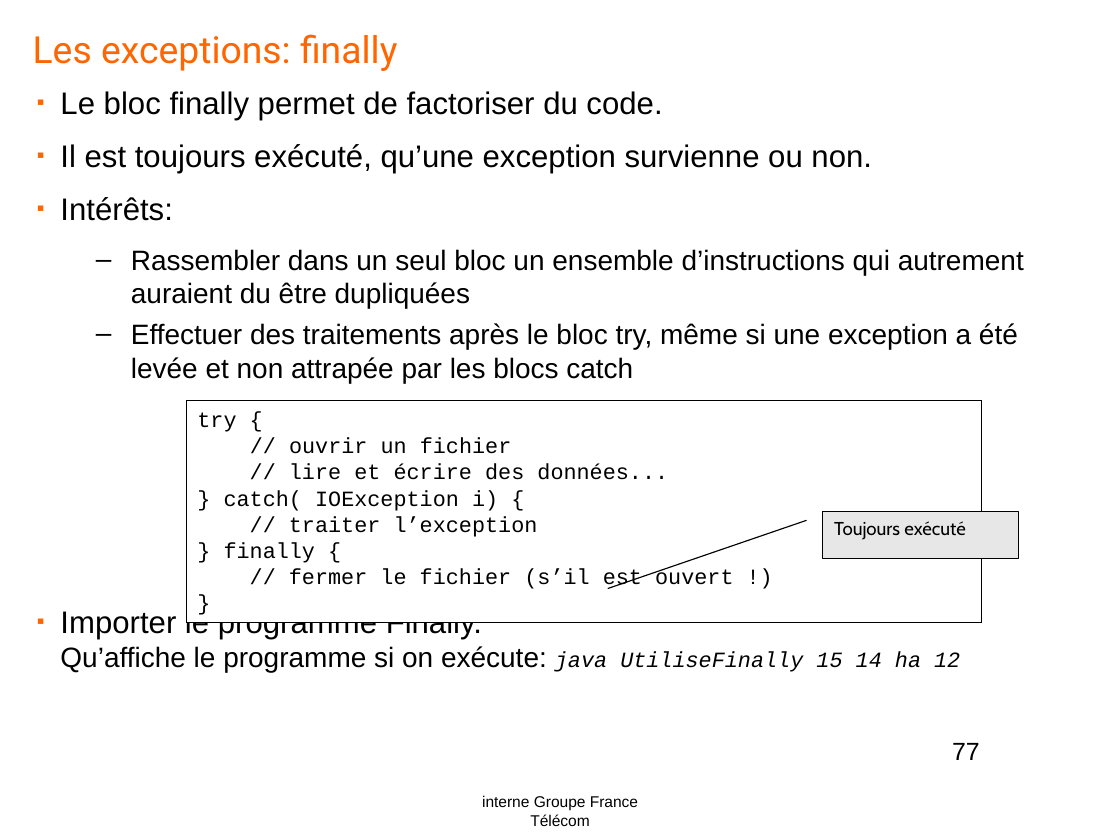
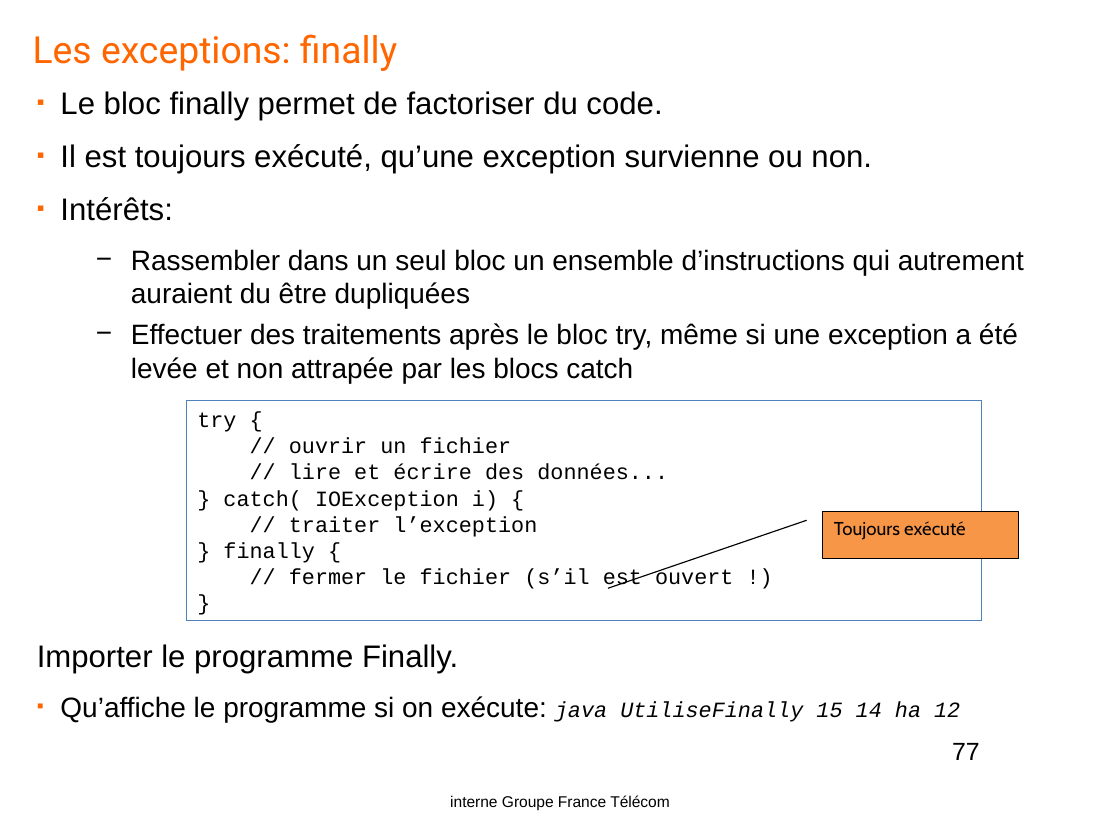
Before and after one commit to yplo6403/formationjava, a slide deck: slide 77 of doc/Java-OL1.pptx. Drawn at 1120x840 pixels with LibreOffice and Linux fonts; fonts in the diff are those of the drawing; background and template pictures are left out. Boxes give left, top, right and bottom in pixels: in the first picture for what was removed or moved away, otherwise in the second. Text is boxed around its words. In the diff, an @@ line names an element or a change of style, - is before the commit and + after.

```diff
--- a/doc/Java-OL1.pptx
+++ b/doc/Java-OL1.pptx
@@ text at (x1=60, y1=91, x2=1024, y2=383): bullet – to − @@
@@ rectangle "try {" resized from (x1=186, y1=400, x2=981, y2=623) to (x1=186, y1=400, x2=981, y2=619) @@
@@ rectangle "try {" at (x1=186, y1=400, x2=981, y2=619): outline #000000 0.75 pt to #4F81BD 0.75 pt @@
@@ border callout "Toujours exécuté" at (x1=823, y1=512, x2=1018, y2=559): fill #E7E7E7 to #F79646; outline #000000 0.75 pt to #000000 0.74 pt @@
@@ text at (x1=37, y1=644, x2=960, y2=722): text changed @@
-▪ Importer le programme Finally.
-  Qu’affiche le programme si on exécute: java UtiliseFinally 15 14 ha 12
+Importer le programme Finally.
+▪ Qu’affiche le programme si on exécute: java UtiliseFinally 15 14 ha 12
@@ text "interne Groupe France Télécom" rewrapped from (x1=482, y1=795, x2=638, y2=826) to (x1=450, y1=795, x2=670, y2=810) @@
```
Also in this commit, not shown: 84 other slides changed, 2 slides added.
